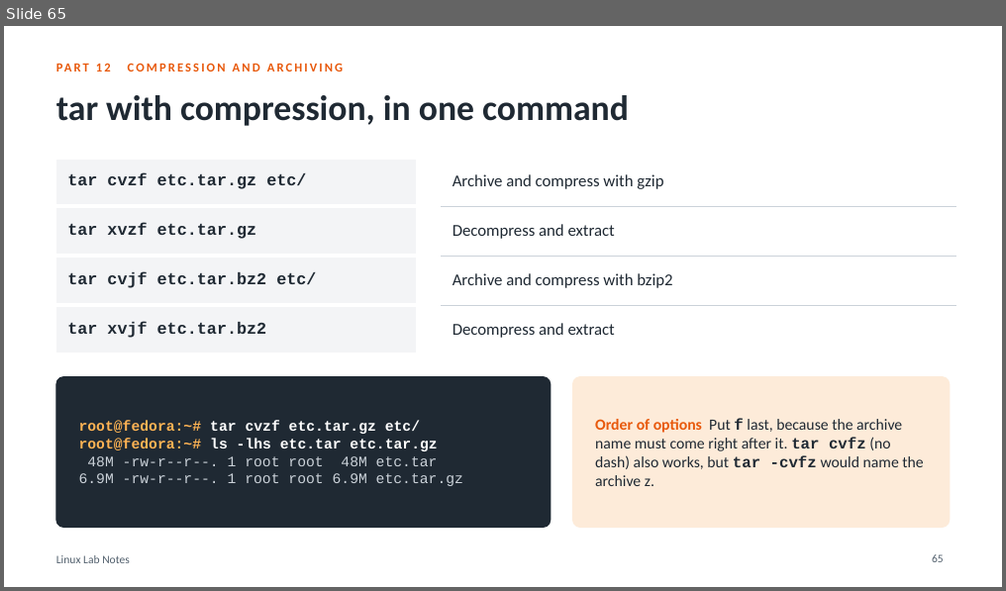
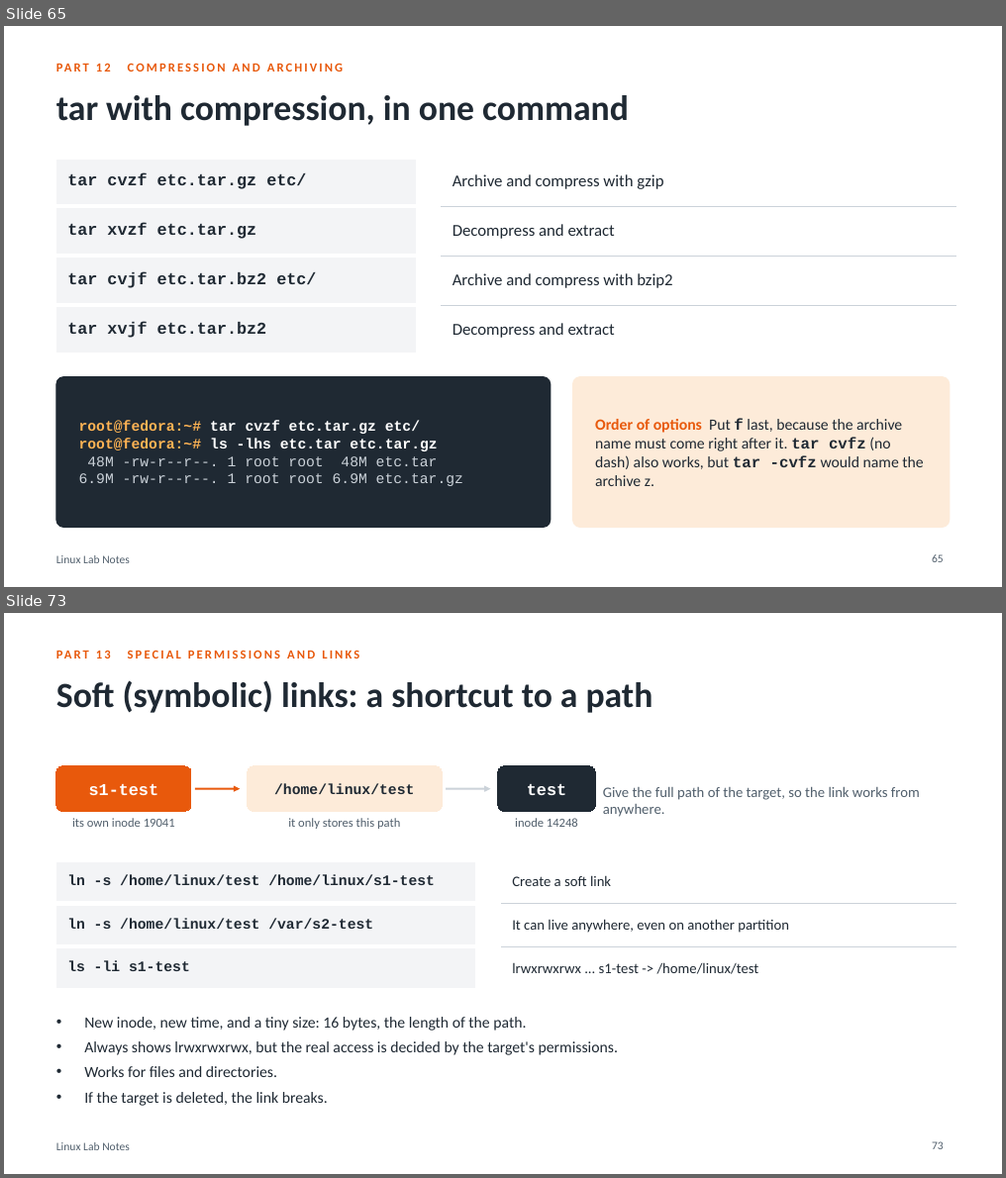
Before and after one commit to HamzaAlshafe/linux-lab-notes, a slide deck: Linux_Lab_Notes.pptx. Shown one above the other, each under a label of ours: slide 65 before the commit, slides 65 and 73 after it; the slides between them are not shown. The pictures are 1006x591 and 1006x1178 pixels, drawn with LibreOffice and Linux fonts; fonts in the diff are those of the drawing. Boxes give left, top, right and bottom in pixels: in the first picture for what was removed or moved away, otherwise in the second. Text is boxed around its words. In the diff, an @@ line names an element or a change of style, - is before the commit and + after.

Commit message:
Add special permissions, links and quiz 1

```diff
--- a/Linux_Lab_Notes.pptx
+++ b/Linux_Lab_Notes.pptx
@@ slide 73 added at <box>4,613,1002,1174</box>, background #FFFFFF; not listed: 1 template element that a slide beside it also shows @@
@@ text added at <box>128,650,359,659</box>, 12 pt, text #E8590C, bold @@
+PART 13 SPECIAL PERMISSIONS AND LINKS
@@ title added at <box>56,680,653,713</box>, 34 pt, text #1F2933, bold @@
+Soft (symbolic) links: a shortcut to a path
@@ rounded rectangle added at <box>56,766,191,811</box>, fill #E8590C, outline #E8590C 0.75 pt, 16 pt, text #FFFFFF, bold @@
+s1-test
@@ arrow added from (195, 789) to (240, 789), #E8590C 2 pt @@
@@ rounded rectangle added at <box>248,766,442,811</box>, fill #FDEBD9, outline #FDEBD9 0.75 pt, 14 pt, text #1F2933, bold @@
+/home/linux/test
@@ arrow added from (446, 789) to (491, 789), #CBD2D9 2 pt @@
@@ rounded rectangle added at <box>498,766,595,811</box>, fill #1F2933, outline #1F2933 0.75 pt, 16 pt, text #FFFFFF, bold @@
+test
@@ text added at <box>603,787,920,817</box>, 14 pt, text #52606D @@
+Give the full path of the target, so the link works from anywhere.
@@ text added at <box>72,818,175,827</box>, 12 pt, text #52606D @@
+its own inode 19041
@@ text added at <box>288,818,400,829</box>, 12 pt, text #52606D @@
+it only stores this path
@@ text added at <box>515,818,578,827</box>, 12 pt, text #52606D @@
+inode 14248
@@ table added at <box>56,861,949,978</box>, 3 rows, 3 columns @@
+ln -s /home/linux/test /home/linux/s1-test |  | Create a soft link
+ln -s /home/linux/test /var/s2-test |  | It can live anywhere, even on another partition
+ls -li s1-test |  | lrwxrwxrwx ... s1-test -> /home/linux/test
@@ text added at <box>84,1017,618,1106</box>, 15 pt, text #1F2933 @@
+• New inode, new time, and a tiny size: 16 bytes, the length of the path.
+• Always shows lrwxrwxrwx, but the real access is decided by the target's permissions.
+• Works for files and directories.
+• If the target is deleted, the link breaks.
@@ page number added at <box>932,1142,944,1150</box>, 11 pt, text #52606D @@
+73
```
Also in this commit, not shown: 8 slides changed, 12 other slides added, 1 other file.
